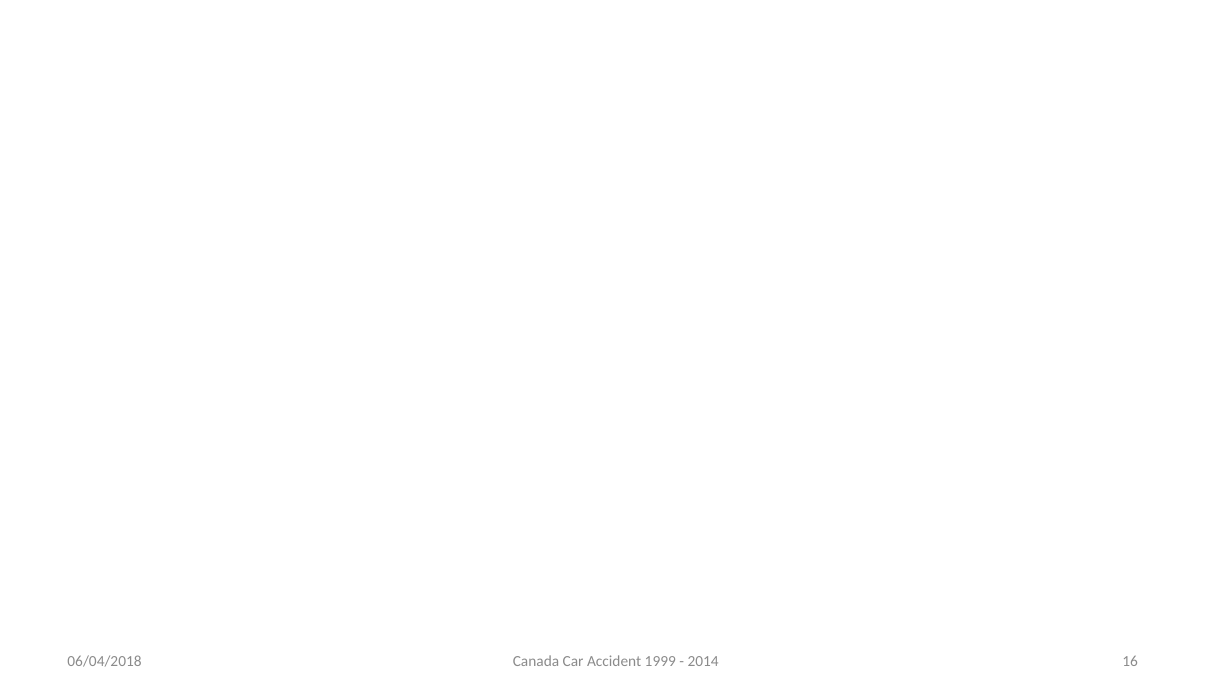
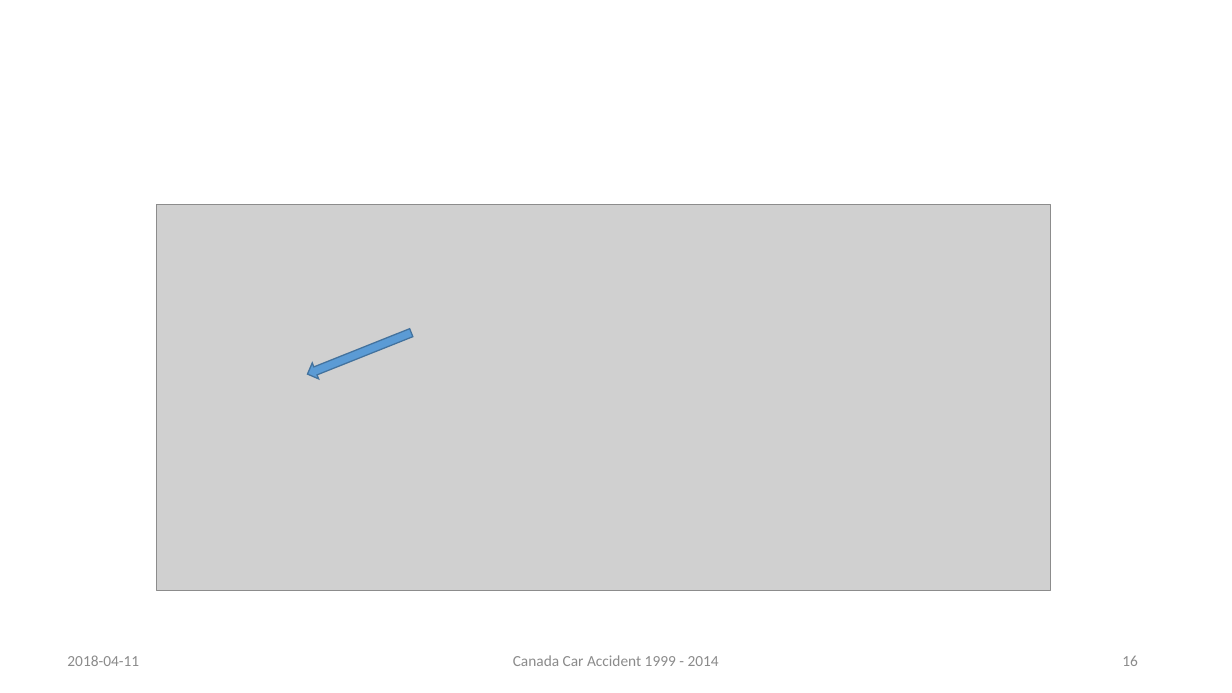
Before and after one commit to rynho/3250-G3, a slide deck: slide 16 of Deliverable/Presentation.pptx. Drawn at 1232x693 pixels with LibreOffice and Linux fonts; fonts in the diff are those of the drawing; grey boxes stand for pictures; background and template pictures are left out. Boxes give left, top, right and bottom in pixels: in the first picture for what was removed or moved away, otherwise in the second. Text is boxed around its words. In the diff, an @@ line names an element or a change of style, - is before the commit and + after.

```diff
--- a/Deliverable/Presentation.pptx
+++ b/Deliverable/Presentation.pptx
@@ picture added at (157,205,1052,591) @@
@@ right arrow added at (304,325,414,382), fill #5B9BD5, outline #43739E 1 pt @@
@@ text at (67,655,139,666): text changed @@
-06/04/2018
+2018-04-11
```
Also in this commit, not shown: 17 other slides changed, 2 slides added, 2 slides removed.
